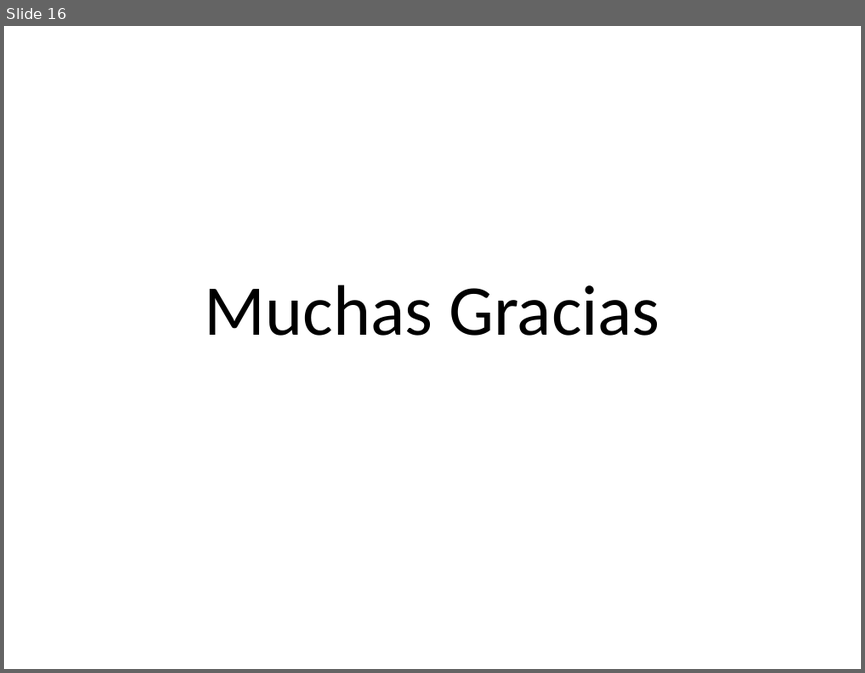
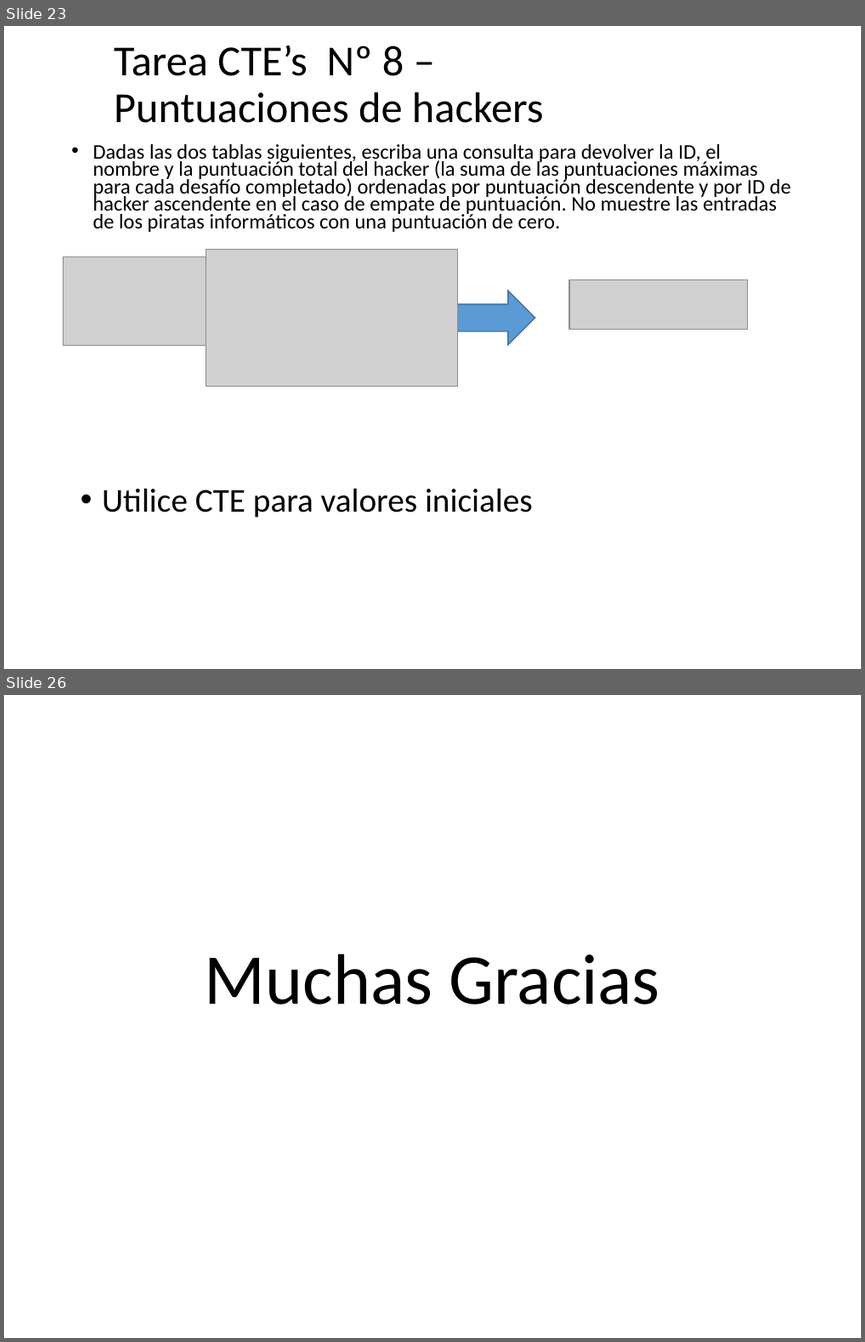
Before and after one commit to debsdaniel/expertodba2021, a slide deck: Presentaciones/Semana 7 - CTE.pptx. Shown one above the other, each under a label of ours: slide 16 before the commit, slides 23 and 26 after it; the slides between them are not shown. The pictures are 865x673 and 865x1342 pixels, drawn with LibreOffice and Linux fonts; fonts in the diff are those of the drawing; grey boxes stand for pictures; background and template pictures are left out. Boxes give left, top, right and bottom in pixels: in the first picture for what was removed or moved away, otherwise in the second. Text is boxed around its words. In the diff, an @@ line names an element or a change of style, - is before the commit and + after.

```diff
--- a/Presentaciones/Semana 7 - CTE.pptx
+++ b/Presentaciones/Semana 7 - CTE.pptx
@@ slide 23 added at [4, 26, 861, 669], background picture (left out) @@
@@ title added at [114, 45, 544, 123], 36 pt, text #000000 @@
+Tarea CTE’s Nº 8 –
+Puntuaciones de hackers
@@ text added at [93, 144, 791, 232], 17.5 pt, text #000000 @@
+• Dadas las dos tablas siguientes, escriba una consulta para devolver la ID, el nombre y la puntuación total del hacker (la suma de las puntuaciones máximas para cada desafío completado) ordenadas por puntuación descendente y por ID de hacker ascendente en el caso de empate de puntuación. No muestre las entradas de los piratas informáticos con una puntuación de cero.
@@ picture added at [206, 249, 457, 386] @@
@@ picture added at [64, 256, 206, 346] @@
@@ picture added at [569, 279, 748, 329] @@
@@ right arrow added at [432, 290, 535, 345], fill #5B9BD5, outline #43739E 1 pt @@
@@ text added at [102, 488, 533, 517], 28 pt, text #000000 @@
+• Utilice CTE para valores iniciales
@@ what was slide 16 is now slide 26 @@
```
Also in this commit, not shown: 9 other slides added.
